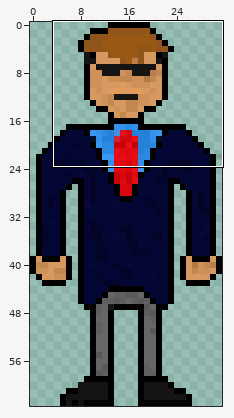
A pixel-art sprite gets an edit: lib/player.png. The picture above shows the old version from afar; the outline marks the close-up.
Close-up. Before the edit:
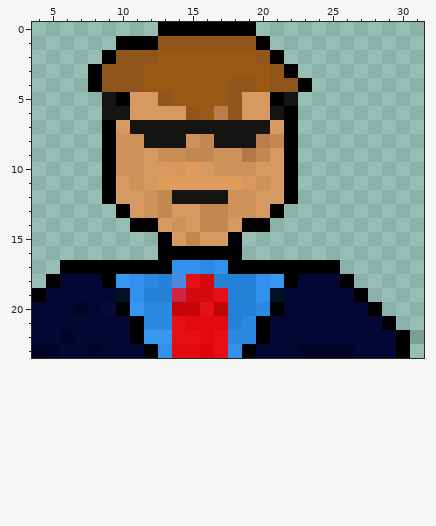
The file is 32x64 pixels. Pixels under 10% opacity are left out. Colours within 5 levels of each other are drawn and written as one. Shown: x 4..31, y 0..23.
New version:
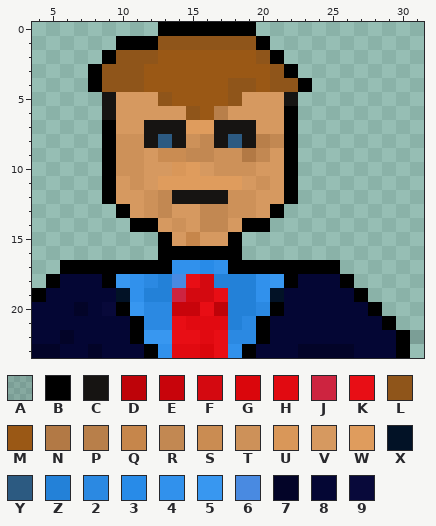
Palette (. is transparent): A #0000001c  B #000000  C #161412  D #be0309  E #c8040b  F #d40910  G #da060c  H #e10a11  J #cd2440  K #e80e15  L #8f551a  M #9a5815  N #b27945  P #b87f4a  Q #c6864b  R #c28852  S #ca8c52  T #cd9159  U #d99759  V #d69960  W #df9c5d  X #021226  Y #2c5a81  Z #2381d8  2 #2b89e2  3 #288be8  4 #3191ec  5 #3897f0  6 #498ae1  7 #030428  8 #040634  9 #08093a
Edits made:
Changed rows in their new state; - is an unchanged pixel.
first column x 10:
 5 V----------V
 6 V-------V--V
 7 -V---WW---V-
 8 ---Y----Y---
Where, in picture pixels (left, top, right, bottom), the same in both close-ups:
changed: (116, 92, 284, 148)
